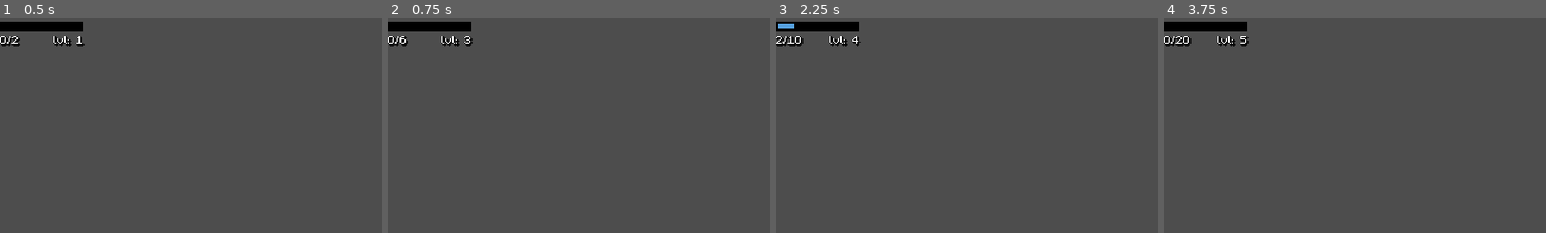
Above: before the commit, frames 1-4 (left to right).
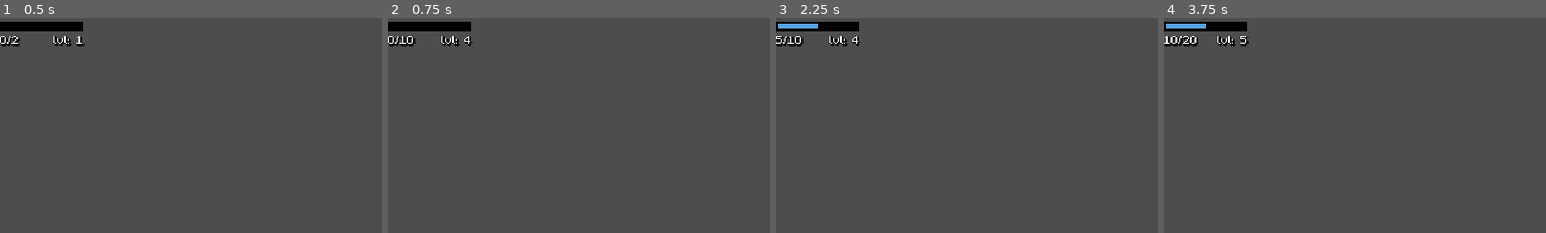
Above: after the commit, the same moments.

Repository: lcrol77/autobattler
Game: Godot game, scene res://scenes/xp_tracker/xp_tracker.tscn
Same seed, same stepped clock (60 frames per second), same inputs: the game is played once before the commit and once after it. This scene is started directly instead of the project's main scene.
Inputs (mouse positions are % of the whole screen's width and height, from its top left):
- Up to frame 1 (0.5 s): no input
- Up to frame 2 (0.75 s): tap Enter (ui_accept) at 0.5 s; move the mouse to (72, 45) at 0.52 s; hold Enter (ui_accept) from 0.53 s (still down); click (72, 45) at 0.67 s
- Up to frame 3 (2.25 s): release Enter (ui_accept) at 1.25 s; drag from (30, 55) to (45, 70) at 1.27 s; tap Enter (ui_accept) at 2 s; move the mouse to (60, 28) at 2.02 s; press the mouse at (60, 28) at 2.03 s
- Up to frame 4 (3.75 s): tap Enter (ui_accept) at 2.3, 2.75, 3.5 s; release the mouse at (60, 28) at 2.75 s; drag from (45, 70) to (20, 35) at 2.77 s; move the mouse to (80, 65) at 3.52 s; hold S (quick_sell) from 3.53 s (still down); click (80, 65) at 3.67 s
The pictures show only the part of the screen within x 0-50%, y 0-50%; the shares and areas given below are measured in that part.

Frame 1 is identical in both runs. In frame 2, 0.2% of the frame differs, in the area x 3-23%, y 8-14%; in frame 3, 0.2%; in frame 4, 0.5%, in the area x 0-11%, y 2-14%.

Commit message:
fix: xp_tracker

Diff:
--- a/data/player/player_stats.gd
+++ b/data/player/player_stats.gd
@@ -19,7 +19,8 @@
 @export_range(1,10) var level: int: set = _set_level
 
 func get_current_xp_requirement() -> int:
-	return XP_REQUIREMENTS[level+1]
+	var next_level = clampi(level+1,1,10)
+	return XP_REQUIREMENTS[next_level]
 
 func _set_gold(value: int) -> void:
 	gold = value
@@ -27,10 +28,14 @@
 
 func _set_xp(value: int) -> void:
 	xp = value
+	emit_changed()
+
 	if level == 10:
 		return
+
 	var xp_requirement: int = get_current_xp_requirement()
-	while xp >= xp_requirement:
+
+	while level < 10 and xp >= xp_requirement:
 		level += 1
 		xp -= xp_requirement
 		xp_requirement = get_current_xp_requirement()
@@ -41,4 +46,4 @@
 	emit_changed()
 
 func is_max_level() -> bool:
-	return  level ==10
+	return  level == 10
--- a/scenes/xp_tracker/xp_tracker.gd
+++ b/scenes/xp_tracker/xp_tracker.gd
@@ -14,14 +14,13 @@
 
 func _input(event: InputEvent) ->void:
 	if event.is_action_pressed("ui_accept"):
-		player_stats.xp+=4
+		player_stats.xp += 5
 
 func _on_player_stats_changed() -> void:
 	if not player_stats.is_max_level():
 		_set_xp_bar_values()
 	else:
 		_set_max_level_values()
-
 	level_label.text = "lvl: %s" % player_stats.level
 
 
